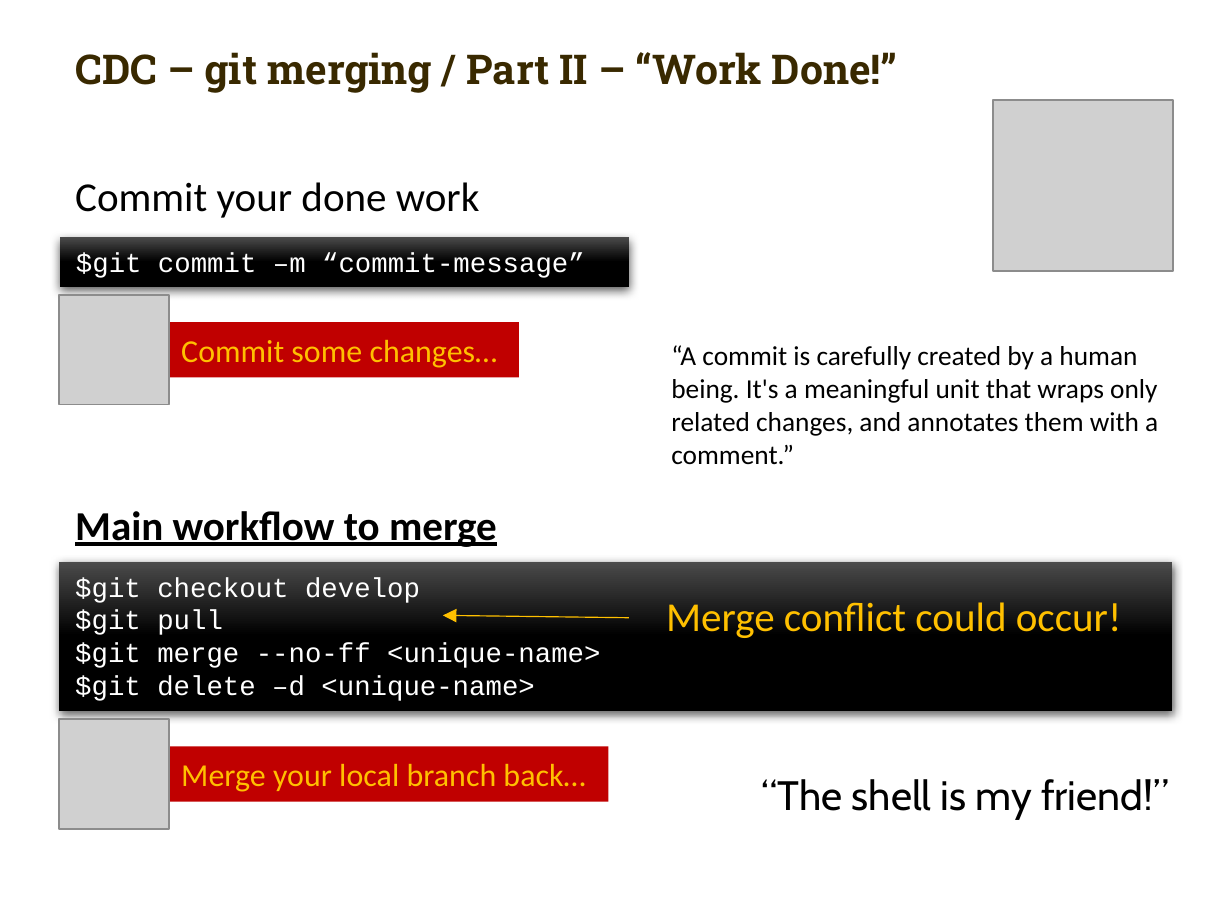
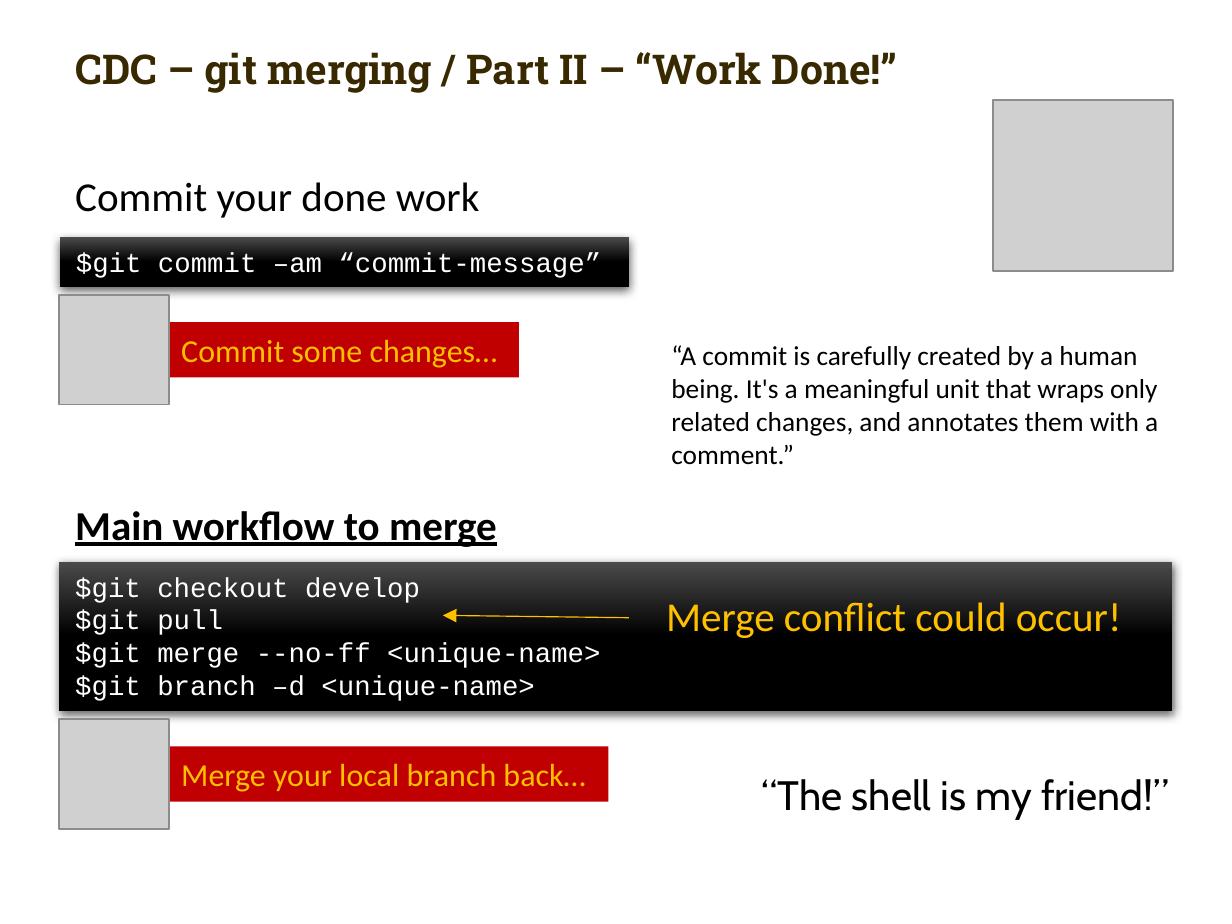
Before and after one commit to carlmitrais/wisdom, a slide deck: slide 9 of cdc_git_ws1.pptx. Drawn at 1232x924 pixels with LibreOffice and Linux fonts; fonts in the diff are those of the drawing; grey boxes stand for pictures; background and template pictures are left out. Boxes give left, top, right and bottom in pixels: in the first picture for what was removed or moved away, otherwise in the second. Text is boxed around its words. In the diff, an @@ line names an element or a change of style, - is before the commit and + after.

```diff
--- a/cdc_git_ws1.pptx
+++ b/cdc_git_ws1.pptx
@@ text in rectangle at (x1=76, y1=253, x2=602, y2=278): text changed @@
-$git commit –m “commit-message”
+$git commit –am “commit-message”
@@ text in rectangle at (x1=75, y1=676, x2=534, y2=701): text changed @@
-$git delete –d <unique-name>
+$git branch –d <unique-name>
```
Also in this commit, not shown: 1 other slide changed.
